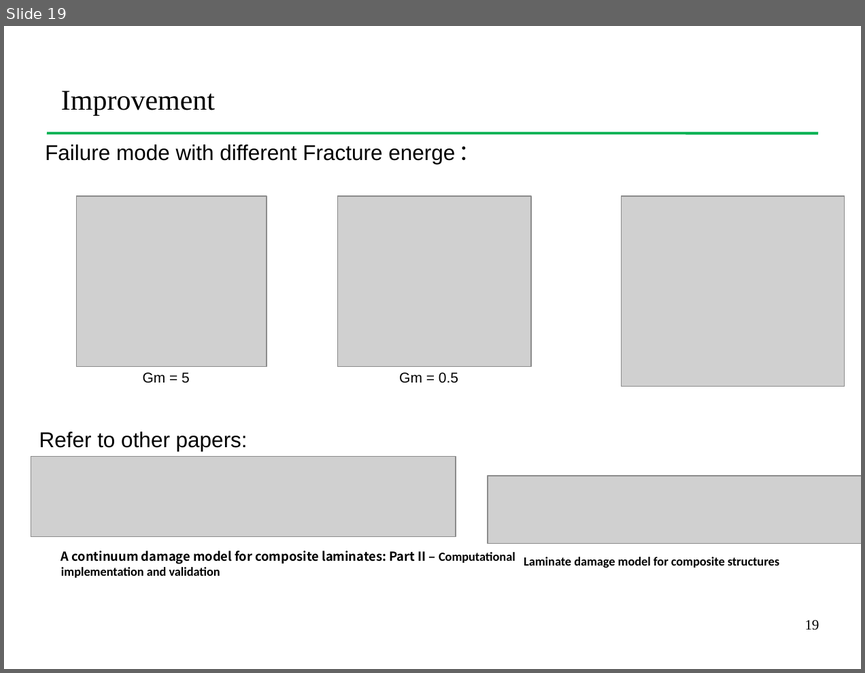
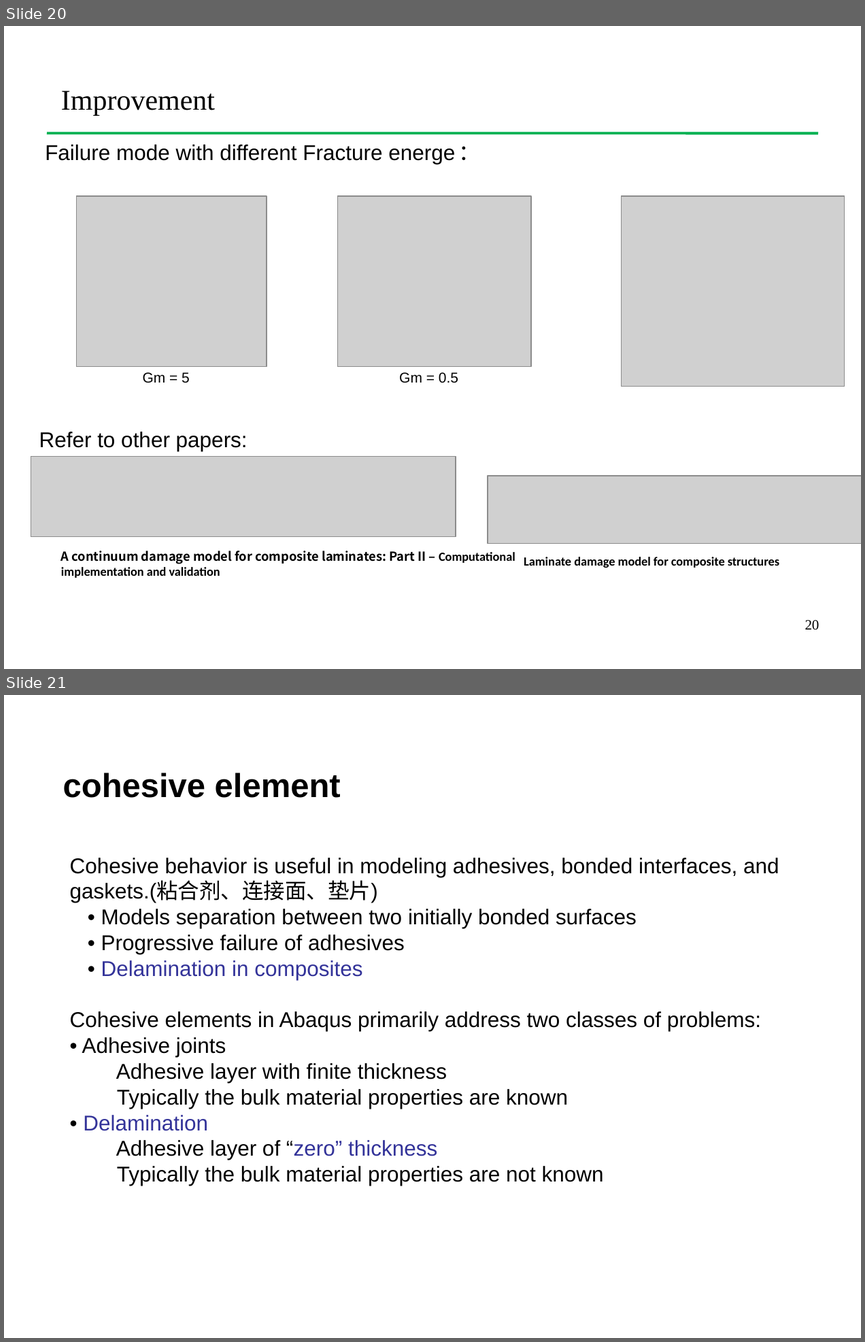
Before and after one commit to Chu2015/UMAThashinlinear4, a slide deck: 组会报告/组会20180110.pptx. Shown one above the other, each under a label of ours: slide 19 before the commit, slides 20 and 21 after it. The pictures are 865x673 and 865x1342 pixels, drawn with LibreOffice and Linux fonts; fonts in the diff are those of the drawing; grey boxes stand for pictures; background and template pictures are left out. Boxes give left, top, right and bottom in pixels: in the first picture for what was removed or moved away, otherwise in the second. Text is boxed around its words. In the diff, an @@ line names an element or a change of style, - is before the commit and + after.

```diff
--- a/组会报告/组会20180110.pptx
+++ b/组会报告/组会20180110.pptx
@@ slide 21 added at (4, 695, 861, 1338), background #FFFFFF @@
@@ text added at (63, 773, 341, 798), 28 pt, text #000000, bold @@
+cohesive element
@@ text added at (70, 858, 779, 1185), 18 pt, text #000000 @@
+Cohesive behavior is useful in modeling adhesives, bonded interfaces, and gaskets.(粘合剂、连接面、垫片)
+• Models separation between two initially bonded surfaces
+• Progressive failure of adhesives
+• Delamination in composites
+Cohesive elements in Abaqus primarily address two classes of problems:
+• Adhesive joints
+Adhesive layer with finite thickness
+Typically the bulk material properties are known
+• Delamination
+Adhesive layer of “zero” thickness
+Typically the bulk material properties are not known
@@ what was slide 19 is now slide 20 @@
@@ page number at (805, 620, 819, 629): text changed @@
-19
+20
```
Also in this commit, not shown: 3 slides changed, 1 other file.
